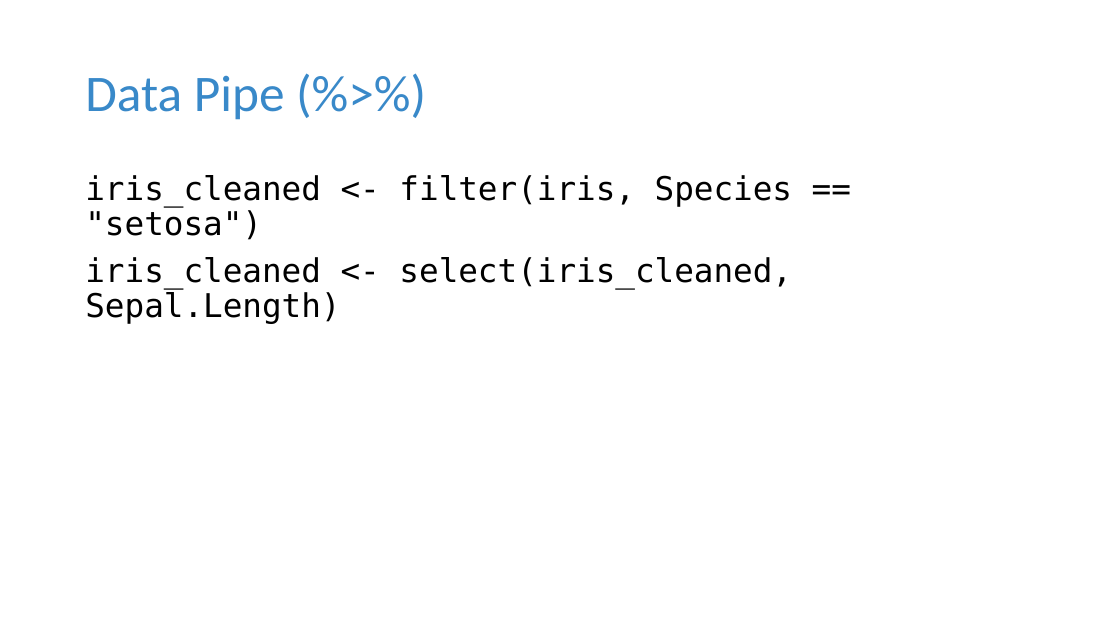
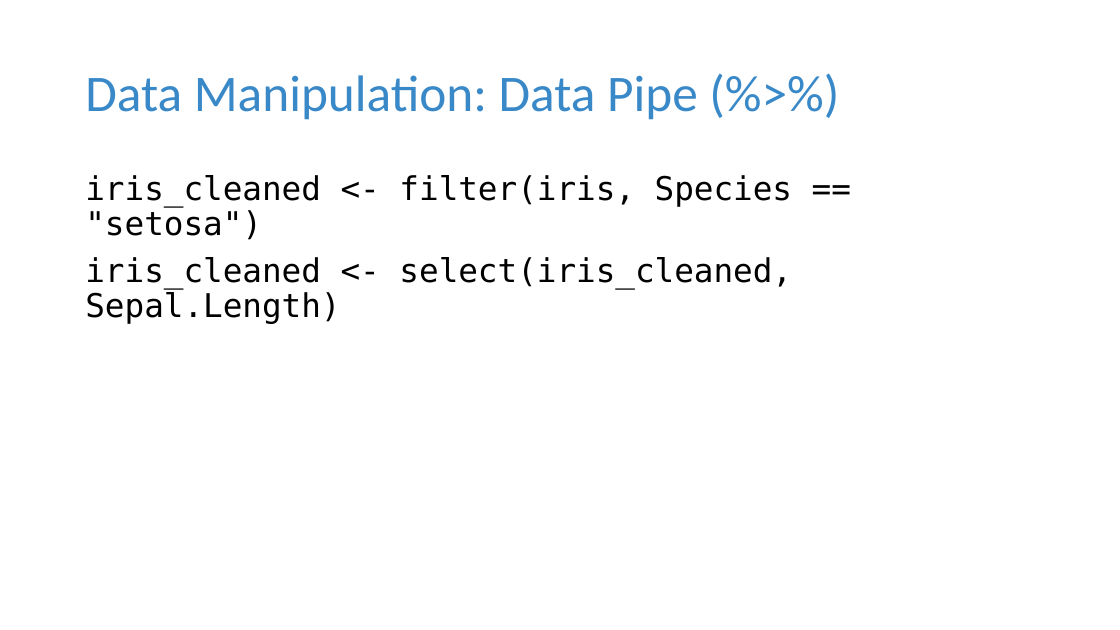
Before and after one commit to tdmdal/r-workshop-researchers, a slide deck: slide 30 of r_intro_researchers.pptx (slide 26 before the commit). Drawn at 1120x630 pixels with LibreOffice and Linux fonts; fonts in the diff are those of the drawing. Boxes give left, top, right and bottom in pixels: in the first picture for what was removed or moved away, otherwise in the second. Text is boxed around its words. In the diff, an @@ line names an element or a change of style, - is before the commit and + after.

```diff
--- a/r_intro_researchers.pptx
+++ b/r_intro_researchers.pptx
@@ title at bbox=[85, 75, 698, 120]: text changed @@
-Data Pipe (%>%)
+Data Manipulation: Data Pipe (%>%)
```
Also in this commit, not shown: 7 other slides changed, 5 slides added, 2 other files.
